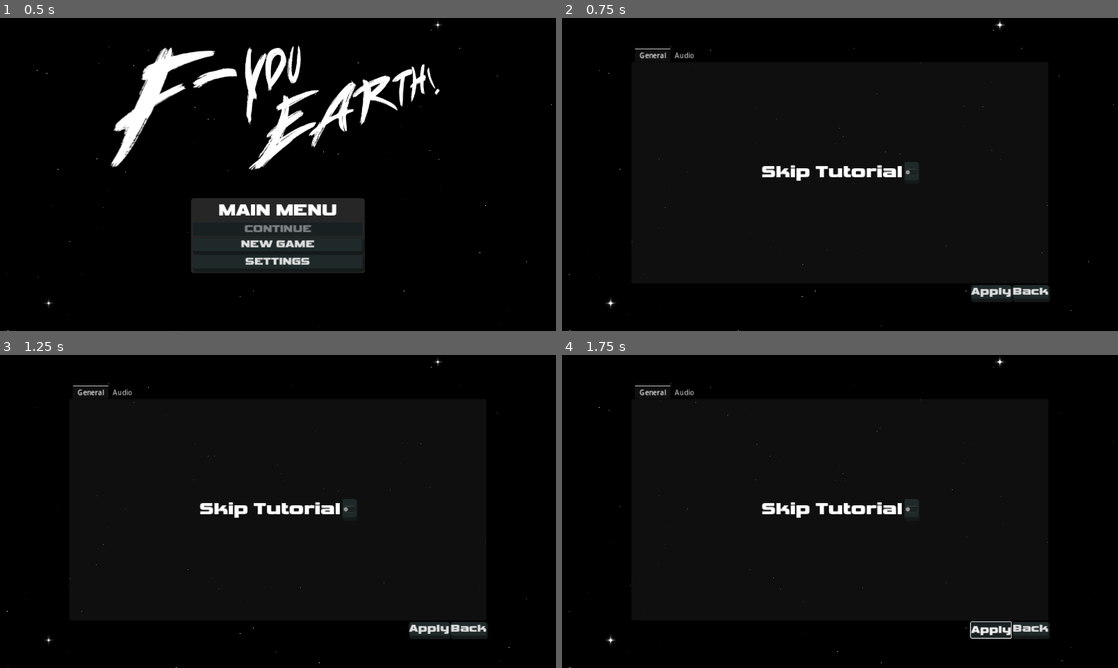
Above: before the commit, frames 1-4 (two rows, left to right).
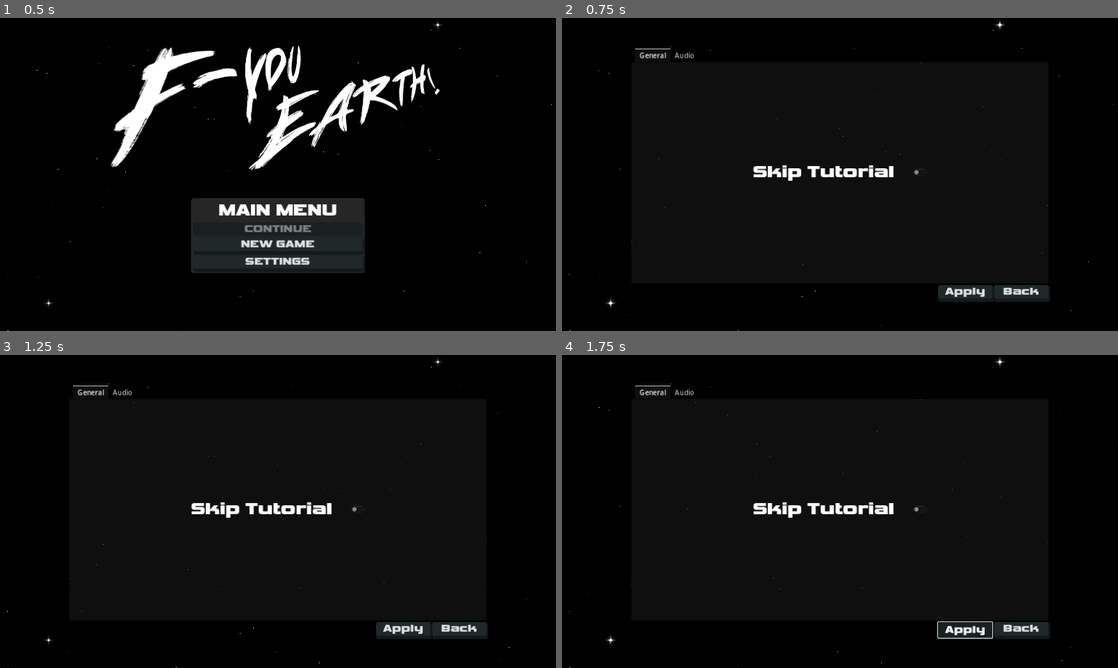
Above: after the commit, the same moments.

Repository: AnEvilPenguin/Pirate-Jam-16
Game: Godot game, scene res://Controllers/GameController/GameController.tscn
Two runs of this game, one before a commit and one after it. Both use one fixed random seed, a clock stepped at 60 frames per second and the inputs below. The engine's default icon, where the game draws it, is replaced by a stand-in: a white triangle on a blue panel in a dark square.
Inputs:
- Up to frame 1 (0.5 s): no input
- Up to frame 2 (0.75 s): click "SETTINGS" at 0.5 s
- Up to frame 3 (1.25 s): no input
- Up to frame 4 (1.75 s): click "Apply" at 1.25 s

Frame 1 is identical in both runs. In frame 2, 1.3% of the frame differs, in the area x 34-88%, y 46-91%; in frame 3, 1.3%; in frame 4, 1.4%.

Commit message:
fix: tweak some styling issues

Diff:
--- a/UI/SettingsTabs/audio_settings.tscn
+++ b/UI/SettingsTabs/audio_settings.tscn
@@ -6,7 +6,7 @@
 script = ExtResource("1_lkhde")
 
 [node name="VBoxContainer" type="VBoxContainer" parent="."]
-custom_minimum_size = Vector2(300, 0)
+custom_minimum_size = Vector2(400, 0)
 layout_mode = 2
 
 [node name="MasterLabel" type="Label" parent="VBoxContainer"]
--- a/UI/SettingsTabs/general_settings.tscn
+++ b/UI/SettingsTabs/general_settings.tscn
@@ -10,6 +10,7 @@
 layout_mode = 2
 
 [node name="HBoxContainer" type="HBoxContainer" parent="VBoxContainer"]
+custom_minimum_size = Vector2(400, 0)
 layout_mode = 2
 
 [node name="SkipTutorialLabel" type="Label" parent="VBoxContainer/HBoxContainer"]
--- a/UI/Tutorial/root_tutorial.tscn
+++ b/UI/Tutorial/root_tutorial.tscn
@@ -38,12 +38,14 @@
 
 [node name="PreviousButton" type="Button" parent="Buttons"]
 visible = false
+custom_minimum_size = Vector2(200, 0)
 layout_mode = 2
 size_flags_horizontal = 0
 disabled = true
 text = "<-- Previous"
 
 [node name="NextButton" type="Button" parent="Buttons"]
+custom_minimum_size = Vector2(200, 0)
 layout_mode = 2
 size_flags_horizontal = 8
 disabled = true
--- a/UI/settings.tscn
+++ b/UI/settings.tscn
@@ -34,10 +34,12 @@
 alignment = 2
 
 [node name="ApplyButton" type="Button" parent="VBoxContainer/HBoxContainer"]
+custom_minimum_size = Vector2(125, 0)
 layout_mode = 2
 text = "Apply"
 
 [node name="BackButton" type="Button" parent="VBoxContainer/HBoxContainer"]
+custom_minimum_size = Vector2(125, 0)
 layout_mode = 2
 text = "Back"
 
--- a/main_theme.tres
+++ b/main_theme.tres
@@ -6,12 +6,18 @@
 [ext_resource type="StyleBox" uid="uid://b10knlne0ro50" path="res://hover_button_style_box_flat.tres" id="3_wvwpa"]
 [ext_resource type="StyleBox" uid="uid://bty7ugjcta1o8" path="res://panel_container_style_box_flat.tres" id="4_6p3yi"]
 
+[sub_resource type="StyleBoxEmpty" id="StyleBoxEmpty_vbwuq"]
+
+[sub_resource type="StyleBoxEmpty" id="StyleBoxEmpty_m38tv"]
+
 [resource]
 Button/font_sizes/font_size = 24
 Button/fonts/font = ExtResource("1_4yihb")
 Button/styles/disabled = ExtResource("2_rvn56")
 Button/styles/hover = ExtResource("3_wvwpa")
 Button/styles/normal = ExtResource("3_12me7")
+CheckButton/styles/disabled = SubResource("StyleBoxEmpty_vbwuq")
+CheckButton/styles/normal = SubResource("StyleBoxEmpty_m38tv")
 Label/font_sizes/font_size = 38
 Label/fonts/font = ExtResource("1_4yihb")
 PanelContainer/styles/panel = ExtResource("4_6p3yi")
Not shown: 1 places in main_theme.tres that only renumber resources
